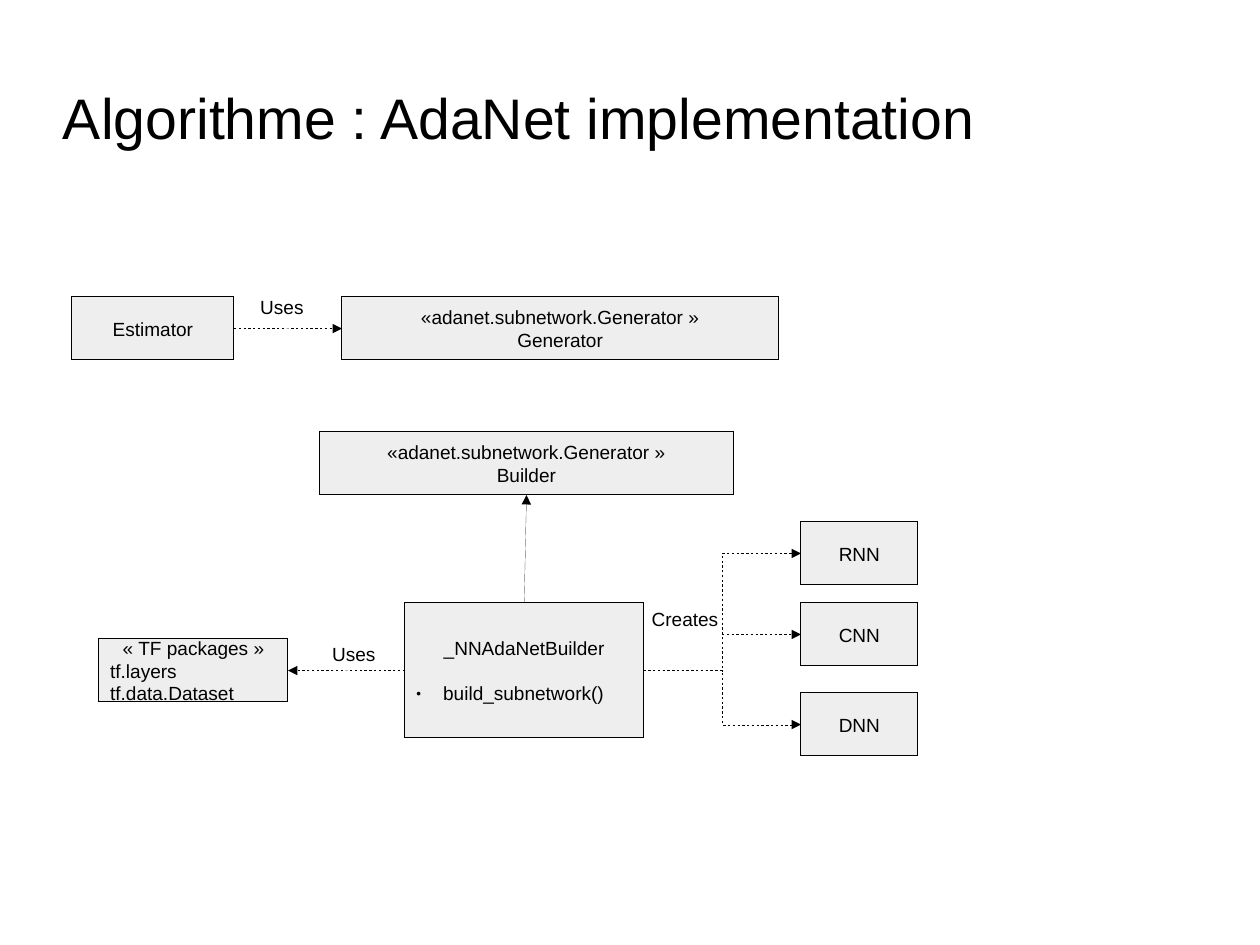
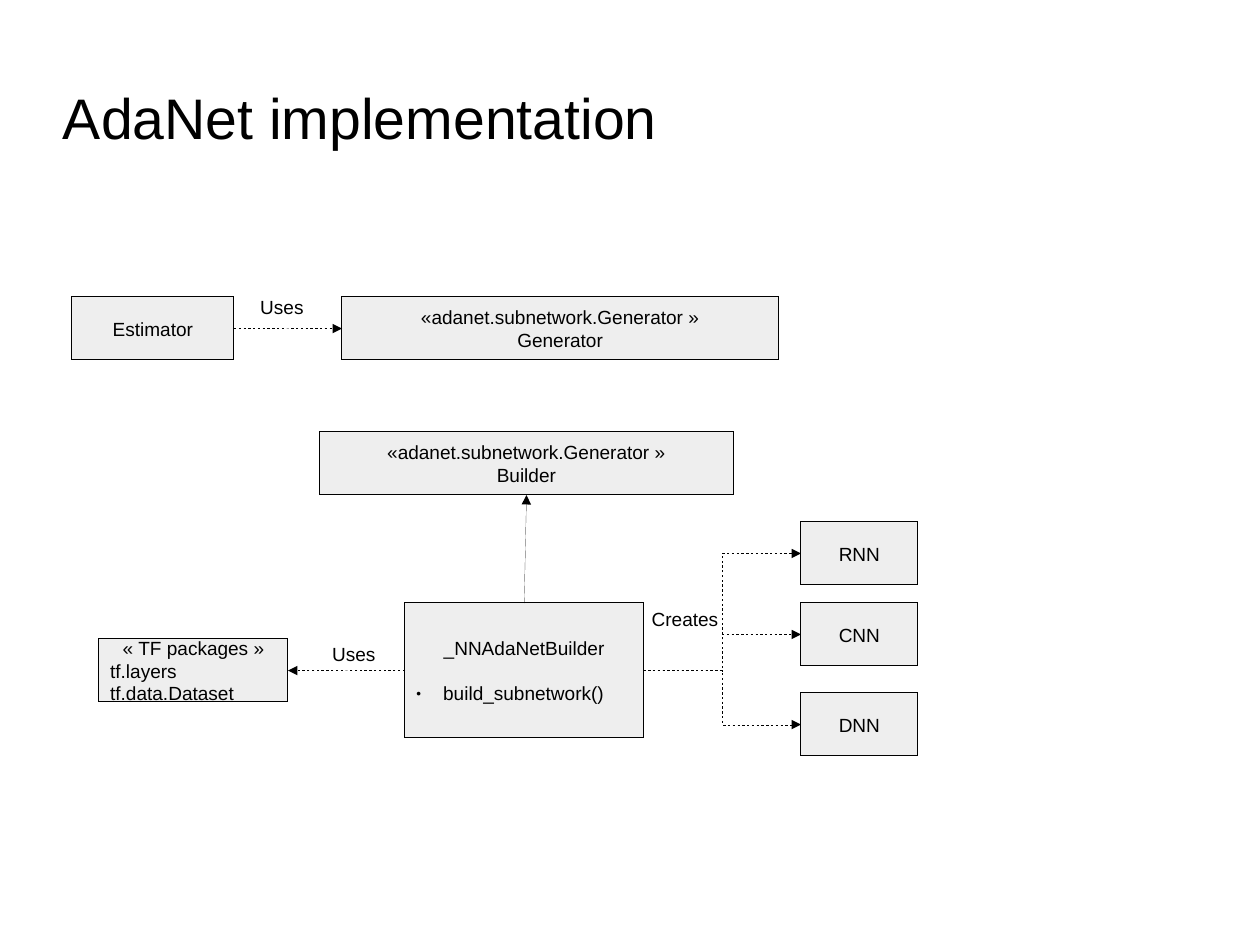
Before and after one commit to dataforcast/OC_Datascientist, a slide deck: slide 6 of P8/report/Openclassrooms_ParcoursDatascientist_P8-V1.odp. Drawn at 1260x945 pixels with LibreOffice and Linux fonts; fonts in the diff are those of the drawing; background and template pictures are left out. Boxes give left, top, right and bottom in pixels: in the first picture for what was removed or moved away, otherwise in the second. Text is boxed around its words. In the diff, an @@ line names an element or a change of style, - is before the commit and + after.

```diff
--- a/P8/report/Openclassrooms_ParcoursDatascientist_P8-V1.odp
+++ b/P8/report/Openclassrooms_ParcoursDatascientist_P8-V1.odp
@@ title at (63,97,656,150): text changed @@
-Algorithme : AdaNet implementation
+AdaNet implementation
```
Also in this commit, not shown: 4 slides added, 2 slides removed, 7 other files.
